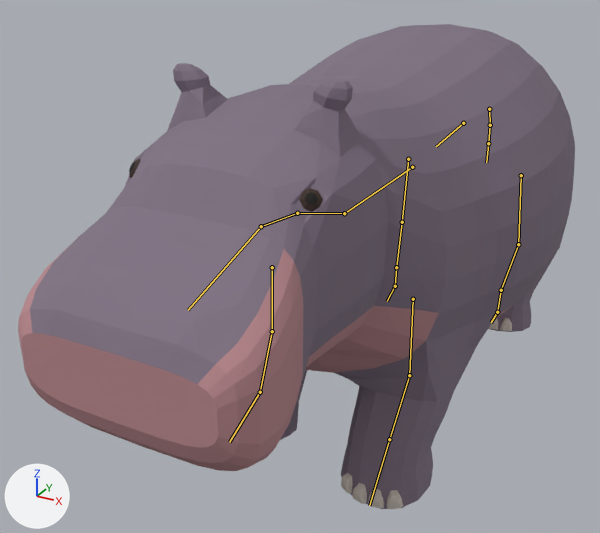
A saved change to the glTF model creatures/experiments/boxmodel/abc/t7x/zoo/hippo/stage4/hippo.glb.
Camera for both pictures: a camera (50 mm lens) standing at (1.3, -2.97, 2.1) and looking at (-0.25, -0.14, 0.68). The axes (+X, +Y, +Z) are drawn at lower left. The lights are the same throughout. The first picture is the older version. Both versions are drawn at frame 13 of the action 'move'; the numbers are the values there. The bones that change, and the others that lie on the model, are drawn over the model as lines.

Objects in the first picture: 'body', 'piece_eye', 'piece_nails'.
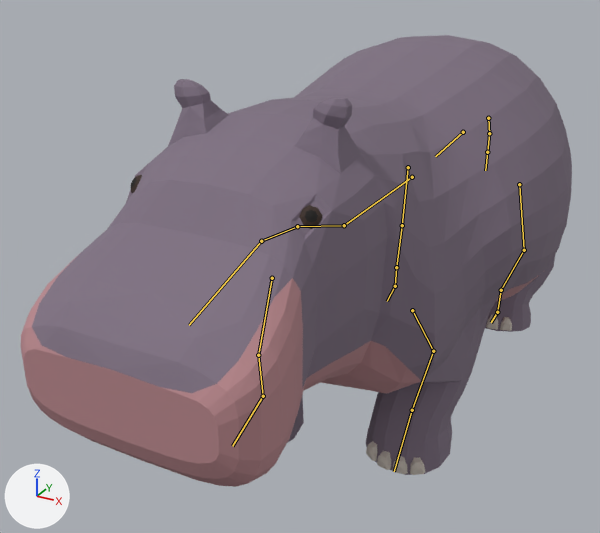
Pixel boxes [x1, y1, x2, y2] of what changed, in the pictures (600 x 533 px):
'body', posed (7% shorter): before [18, 24, 575, 509]; after [21, 35, 572, 487]
'piece_nails', posed: before [341, 318, 512, 509]; after [366, 314, 512, 475]
'piece_eye', posed: before [129, 159, 323, 212]; after [131, 175, 322, 229]
bone 'hips', root to tip: before (463, 123) to (436, 146); after (463, 132) to (435, 156)
bone 'upperarm.L', root to tip: before (413, 299) to (409, 375); after (412, 310) to (433, 351)
bone 'forearm.L', root to tip: before (409, 375) to (389, 439); after (433, 351) to (412, 410)
bone 'hand.L', root to tip: before (389, 439) to (369, 505); after (412, 410) to (394, 471)
bone 'upperarm.R', root to tip: before (272, 267) to (272, 331); after (272, 278) to (258, 355)
bone 'forearm.R', root to tip: before (272, 331) to (260, 392); after (258, 355) to (263, 396)
bone 'hand.R', root to tip: before (260, 392) to (229, 442); after (263, 396) to (232, 446)
bone 'thigh.L', root to tip: before (521, 175) to (518, 244); after (519, 184) to (524, 250)
bone 'shin.L', root to tip: before (518, 244) to (501, 290); after (524, 250) to (501, 290)
bone 'thigh.R', root to tip: before (408, 159) to (402, 222); after (408, 167) to (402, 225)
bone 'shin.R', root to tip: before (402, 222) to (396, 267); after (402, 225) to (396, 267)

What changed in the scene script:
```text
Change bone_hips:
    where bone_hips = bpy.data.objects['rig'].pose.bones['hips']
    bone_hips.location: (0.0, 0.0, 0.0) -> (0.0, 0.004, -0.049)
Change bone_upperarm_l:
    where bone_upperarm_l = bpy.data.objects['rig'].pose.bones['upperarm.L']  # child of 'chest'
    bone_upperarm_l.rotation_quaternion: (0.999, 0.035, 0.002, 0.018) -> (0.951, -0.305, 0.005, 0.052)  # degrees (4, 0, 2) -> degrees (-35, 2, 6)
Change bone_forearm_l:
    where bone_forearm_l = bpy.data.objects['rig'].pose.bones['forearm.L']  # child of 'upperarm.L'
    bone_forearm_l.rotation_quaternion: (0.981, 0.188, 0.0, -0.04) -> (0.881, 0.458, 0.0, -0.116)  # degrees (22, 1, -4) -> degrees (54, 6, -12)
Change bone_hand_l:
    where bone_hand_l = bpy.data.objects['rig'].pose.bones['hand.L']  # child of 'forearm.L'
    bone_hand_l.rotation_quaternion: (0.952, -0.306, 0.019, 0.023) -> (0.966, -0.25, 0.061, 0.04)  # degrees (-36, 3, 2) -> degrees (-29, 8, 3)
Change bone_upperarm_r:
    where bone_upperarm_r = bpy.data.objects['rig'].pose.bones['upperarm.R']  # child of 'chest'
    bone_upperarm_r.rotation_quaternion: (0.998, -0.045, 0.003, -0.034) -> (0.958, 0.282, -0.004, 0.053)  # degrees (-5, 0, -4) -> degrees (33, -2, 6)
Change bone_forearm_r:
    where bone_forearm_r = bpy.data.objects['rig'].pose.bones['forearm.R']  # child of 'upperarm.R'
    bone_forearm_r.rotation_quaternion: (0.948, 0.308, 0.0, 0.077) -> (0.884, -0.453, 0.0, -0.114)  # degrees (36, -3, 8) -> degrees (-54, -6, -12)
Change bone_hand_r:
    where bone_hand_r = bpy.data.objects['rig'].pose.bones['hand.R']  # child of 'forearm.R'
    bone_hand_r.rotation_quaternion: (0.983, -0.179, -0.039, -0.028) -> (0.961, 0.268, 0.058, 0.04)  # degrees (-20, -5, -2) -> degrees (31, 5, 6)
Change bone_thigh_l:
    where bone_thigh_l = bpy.data.objects['rig'].pose.bones['thigh.L']  # child of 'hips'
    bone_thigh_l.rotation_quaternion: (0.999, -0.011, -0.003, 0.039) -> (0.995, -0.074, -0.006, 0.066)  # degrees (-1, 0, 4) -> degrees (-8, 0, 8)
Change bone_shin_l:
    where bone_shin_l = bpy.data.objects['rig'].pose.bones['shin.L']  # child of 'thigh.L'
    bone_shin_l.rotation_quaternion: (0.963, 0.253, 0.0, -0.096) -> (0.89, 0.426, 0.0, -0.161)  # degrees (29, 3, -11) -> degrees (50, 8, -17)
Change bone_foot_l:
    where bone_foot_l = bpy.data.objects['rig'].pose.bones['foot.L']  # child of 'shin.L'
    bone_foot_l.rotation_quaternion: (0.986, -0.157, 0.012, 0.057) -> (0.956, -0.277, 0.019, 0.098)  # degrees (-18, 2, 6) -> degrees (-32, 5, 10)
Change bone_thigh_r:
    where bone_thigh_r = bpy.data.objects['rig'].pose.bones['thigh.R']  # child of 'hips'
    bone_thigh_r.rotation_quaternion: (0.999, -0.029, -0.003, -0.033) -> (0.993, -0.098, -0.005, -0.059)  # degrees (-3, 0, -4) -> degrees (-11, -1, -7)
Change bone_shin_r:
    where bone_shin_r = bpy.data.objects['rig'].pose.bones['shin.R']  # child of 'thigh.R'
    bone_shin_r.rotation_quaternion: (0.968, 0.238, 0.0, 0.082) -> (0.895, 0.424, 0.0, 0.142)  # degrees (27, -2, 9) -> degrees (50, -7, 15)
Change bone_foot_r:
    where bone_foot_r = bpy.data.objects['rig'].pose.bones['foot.R']  # child of 'shin.R'
    bone_foot_r.rotation_quaternion: (0.954, -0.295, -0.005, -0.049) -> (0.906, -0.414, -0.003, -0.088)  # degrees (-34, -2, -5) -> degrees (-49, -5, -9)
```
